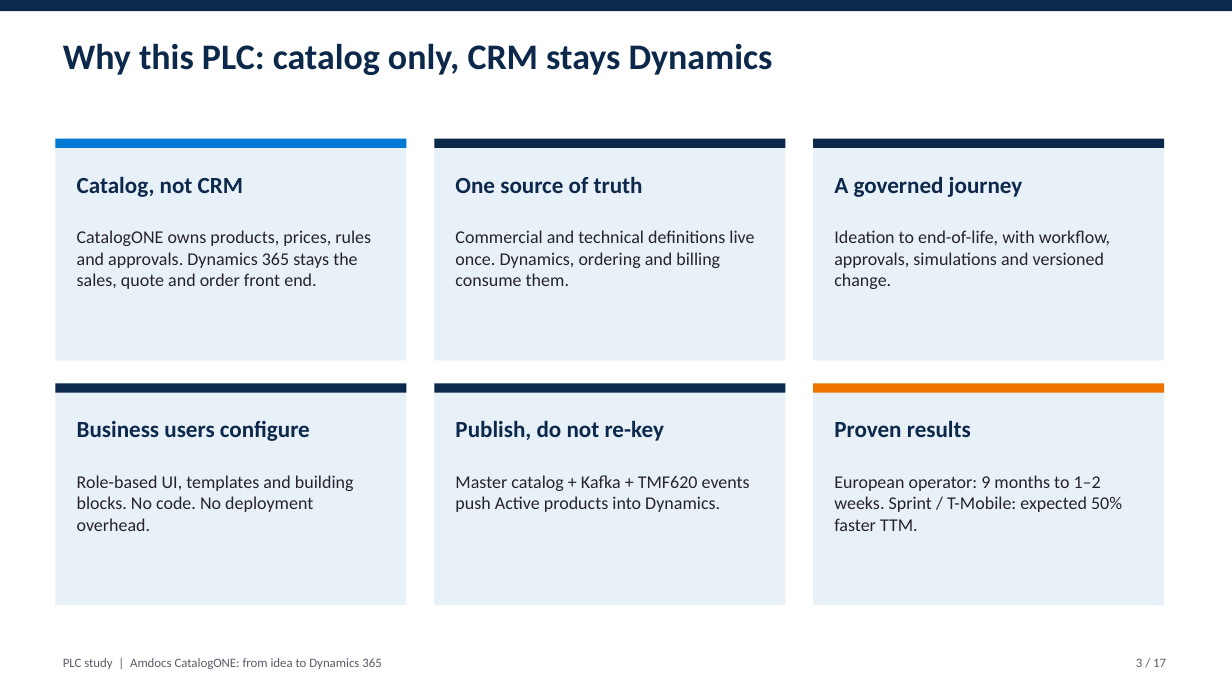
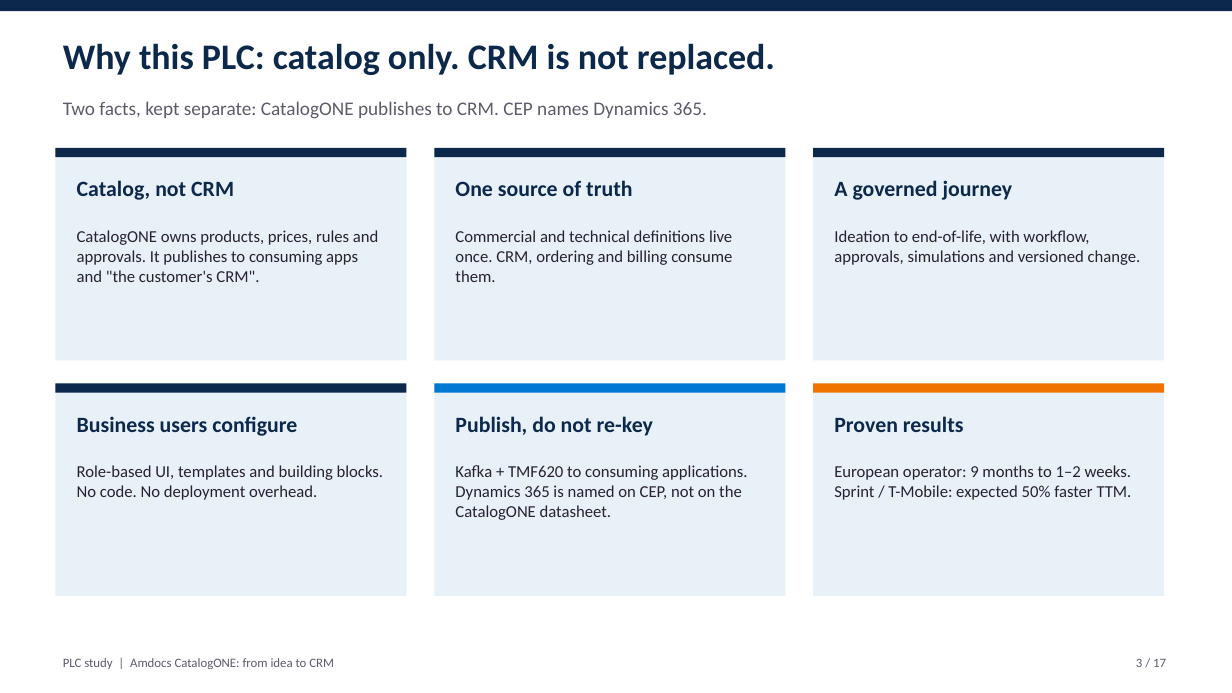
Before and after one commit to abdoe31/learnksa, a slide deck: slide 3 of plc_study/PLC_CatalogONE_Presentation.pptx. Drawn at 1232x693 pixels with LibreOffice and Linux fonts; fonts in the diff are those of the drawing. Boxes give left, top, right and bottom in pixels: in the first picture for what was removed or moved away, otherwise in the second. Text is boxed around its words. In the diff, an @@ line names an element or a change of style, - is before the commit and + after.

```diff
--- a/plc_study/PLC_CatalogONE_Presentation.pptx
+++ b/plc_study/PLC_CatalogONE_Presentation.pptx
@@ text at [63, 43, 775, 75]: text changed @@
-Why this PLC: catalog only, CRM stays Dynamics
+Why this PLC: catalog only. CRM is not replaced.
@@ text added at [63, 101, 707, 119], 15 pt, text #5F5A6B @@
+Two facts, kept separate: CatalogONE publishes to CRM. CEP names Dynamics 365.
@@ rectangle: place and size @@
-rectangle at [55, 139, 407, 360]
+rectangle at [55, 148, 407, 360]
@@ 3 rectangles: place and size @@
-3 rectangles at [55, 139, 1165, 148]
+3 rectangles at [55, 148, 1165, 157]
@@ rectangle at [55, 148, 407, 157]: fill #0078D4 to #0C294B @@
@@ rectangle: place and size @@
-rectangle at [434, 139, 786, 360]
+rectangle at [434, 148, 786, 360]
@@ rectangle: place and size @@
-rectangle at [813, 139, 1165, 360]
+rectangle at [813, 148, 1165, 360]
@@ text at [77, 230, 378, 282]: text changed; size 14 to 13 pt @@
-CatalogONE owns products, prices, rules and approvals. Dynamics 365 stays the sales, quote and order front end.
+CatalogONE owns products, prices, rules and approvals. It publishes to consuming apps and "the customer's CRM".
@@ text at [455, 230, 732, 282]: text changed; size 14 to 13 pt @@
-Commercial and technical definitions live once. Dynamics, ordering and billing consume them.
+Commercial and technical definitions live once. CRM, ordering and billing consume them.
@@ rectangle: place and size @@
-rectangle at [55, 384, 407, 605]
+rectangle at [55, 384, 407, 596]
@@ rectangle: place and size @@
-rectangle at [434, 384, 786, 605]
+rectangle at [434, 384, 786, 596]
@@ rectangle at [434, 384, 786, 393]: fill #0C294B to #0078D4 @@
@@ rectangle: place and size @@
-rectangle at [813, 384, 1165, 605]
+rectangle at [813, 384, 1165, 596]
@@ size 18 to 17 pt in 6 elements at [77, 180, 234, 200], [455, 180, 632, 196], [834, 180, 1013, 200], [77, 416, 297, 436], [455, 416, 653, 436], [834, 416, 964, 432] @@
@@ text "Role-based UI, templates and building ...": place and size @@
-text "Role-based UI, templates and building ..." at [77, 475, 354, 531]
+text "Role-based UI, templates and building ..." at [77, 465, 384, 500]
@@ text at [455, 465, 747, 520]: text changed; size 14 to 13 pt @@
-Master catalog + Kafka + TMF620 events push Active products into Dynamics.
+Kafka + TMF620 to consuming applications. Dynamics 365 is named on CEP, not on the CatalogONE datasheet.
@@ size 14 to 13 pt in 3 elements at [834, 230, 1141, 265], [77, 465, 384, 500], [834, 465, 1132, 500] @@
@@ text "European operator: 9 months to ...": place and size @@
-text "European operator: 9 months to ..." at [834, 475, 1122, 531]
+text "European operator: 9 months to ..." at [834, 465, 1132, 500]
@@ text at [63, 658, 334, 669]: text changed @@
-PLC study | Amdocs CatalogONE: from idea to Dynamics 365
+PLC study | Amdocs CatalogONE: from idea to CRM
```
Also in this commit, not shown: 16 other slides changed, 4 other files.
